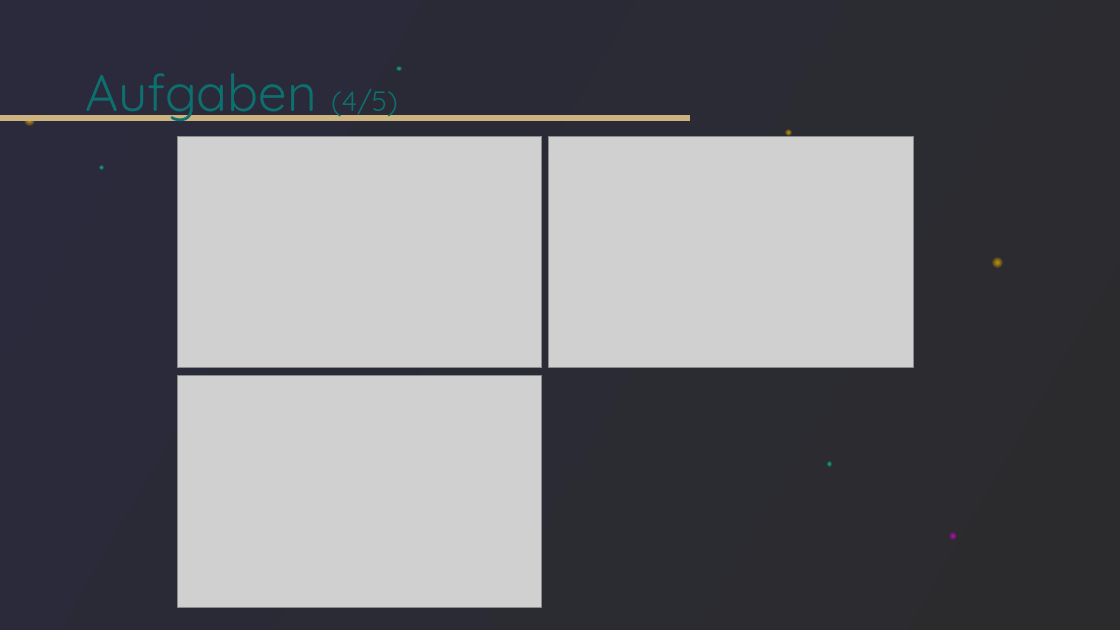
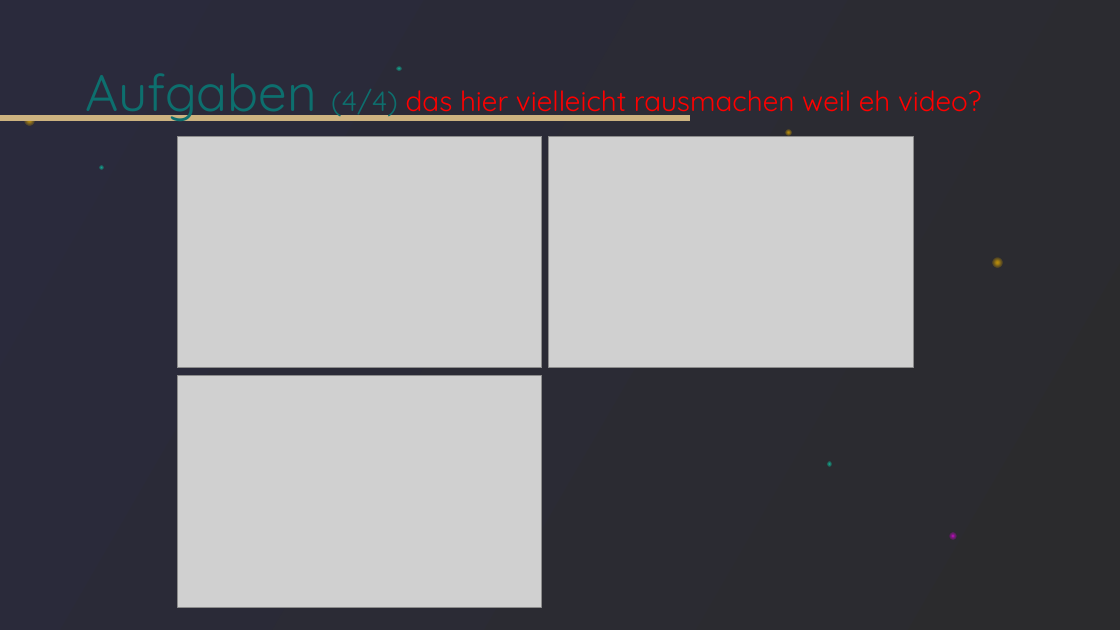
Before and after one commit to tlahmann/mci-af, a slide deck: slide 9 of presentation/Resync Studie.pptx (slide 12 before the commit). Drawn at 1120x630 pixels with LibreOffice and Linux fonts; fonts in the diff are those of the drawing; grey boxes stand for pictures. Boxes give left, top, right and bottom in pixels: in the first picture for what was removed or moved away, otherwise in the second. Text is boxed around its words. In the diff, an @@ line names an element or a change of style, - is before the commit and + after.

```diff
--- a/presentation/Resync Studie.pptx
+++ b/presentation/Resync Studie.pptx
@@ title at [85,73,981,121]: text changed; size 44 to 24 pt; text colour #0D6F6E to #FF0000 @@
-Aufgaben (4/5)
+Aufgaben (4/4) das hier vielleicht rausmachen weil eh video?
```
Also in this commit, not shown: 10 other slides changed, 17 slides added, 2 slides removed.
